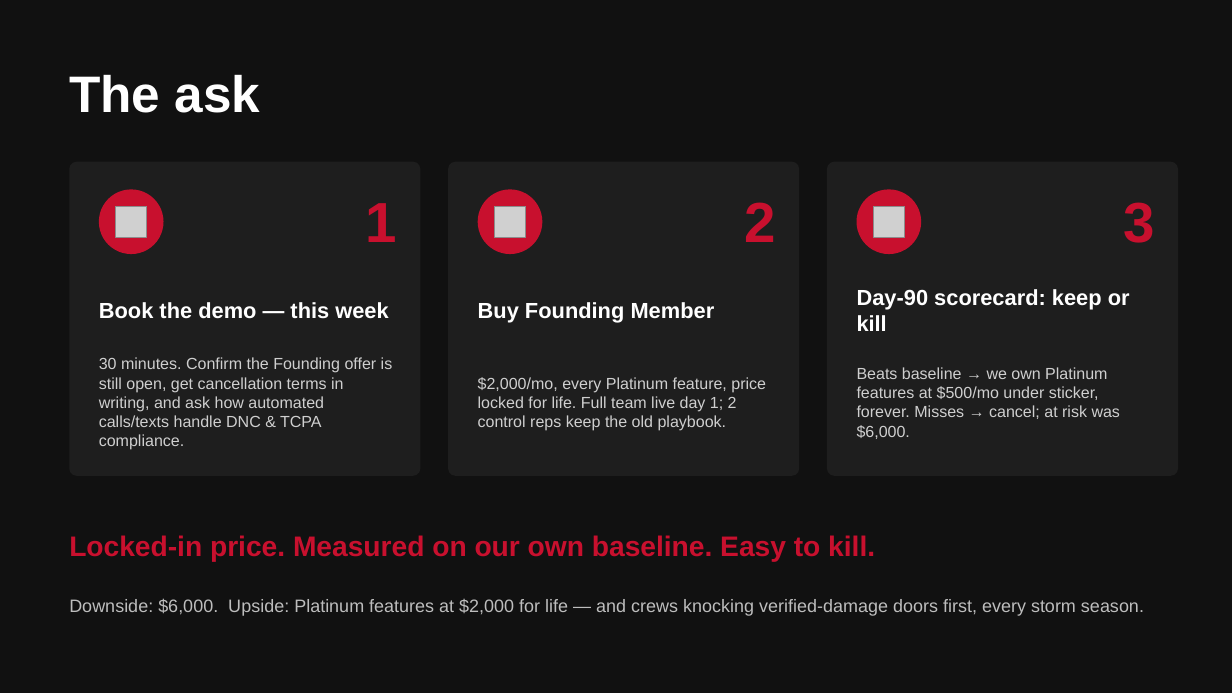
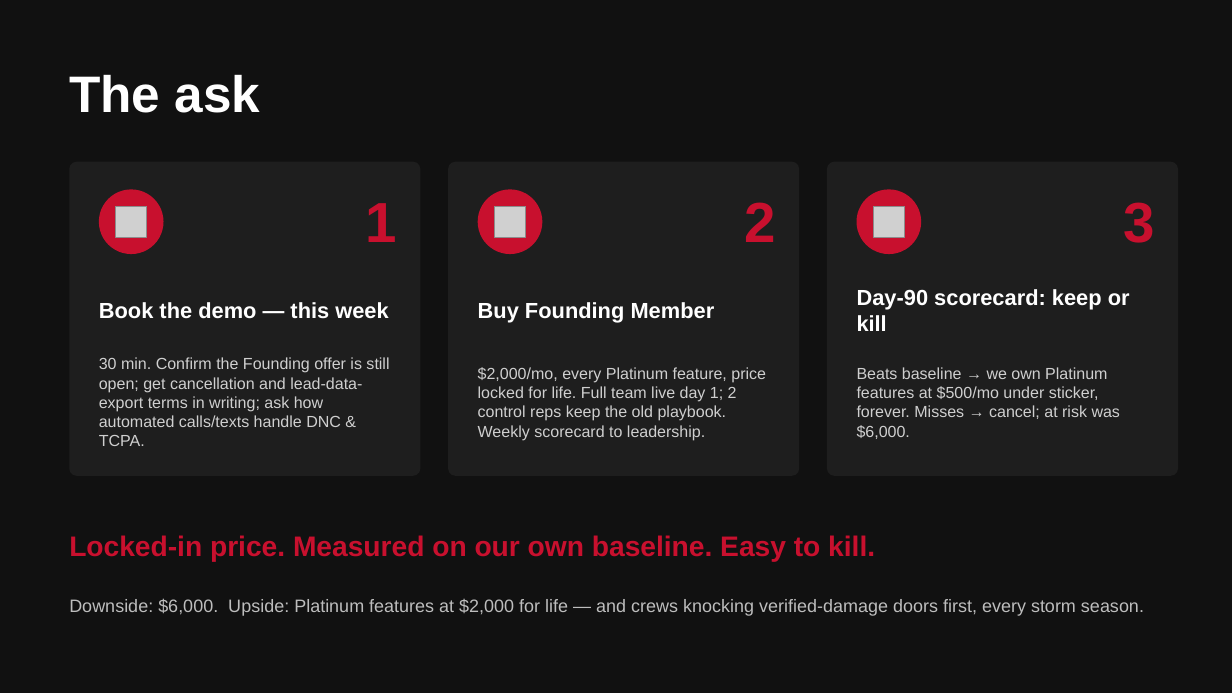
Before and after one commit to DommyD26/roofing-site-template, a slide deck: slide 11 of pitch/Storm-Scout-Pitch.pptx (slide 10 before the commit). Drawn at 1232x693 pixels with LibreOffice and Linux fonts; fonts in the diff are those of the drawing; grey boxes stand for pictures. Boxes give left, top, right and bottom in pixels: in the first picture for what was removed or moved away, otherwise in the second. Text is boxed around its words. In the diff, an @@ line names an element or a change of style, - is before the commit and + after.

```diff
--- a/pitch/Storm-Scout-Pitch.pptx
+++ b/pitch/Storm-Scout-Pitch.pptx
@@ text at [99,357,389,446]: text changed @@
-30 minutes. Confirm the Founding offer is still open, get cancellation terms in writing, and ask how automated calls/texts handle DNC & TCPA compliance.
+30 min. Confirm the Founding offer is still open; get cancellation and lead-data-export terms in writing; ask how automated calls/texts handle DNC & TCPA.
@@ text at [478,367,766,441]: text changed @@
-$2,000/mo, every Platinum feature, price locked for life. Full team live day 1; 2 control reps keep the old playbook.
+$2,000/mo, every Platinum feature, price locked for life. Full team live day 1; 2 control reps keep the old playbook. Weekly scorecard to leadership.
```
Also in this commit, not shown: 5 other slides changed, 1 slide added, 3 other files.
